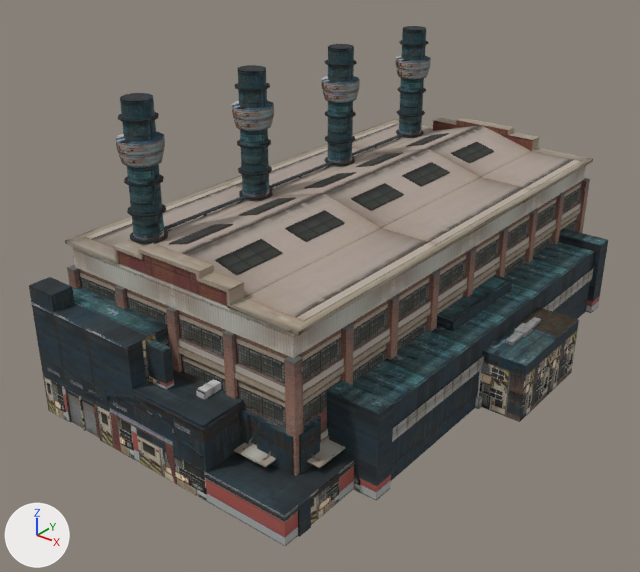
Two versions of the glTF model FREEMODELS/curated/port_halls.glb, one commit apart.
Before and after are seen from a 50 mm camera at (5.71, -7.89, 5.34) aimed at (-0.12, -0.6, 0.82). Lighting does not change. The marker at lower left points along +X, +Y and +Z. The first picture is the older version. Where no turn or scale is listed for an object, it has been applied to the vertices.

The older version as bpy lines, for what is in view:
```python
ob_hall_factory_2 = bpy.data.objects.new('hall_factory_2', me_hall_factory_2)
ob_hall_factory_2.location = (0.0, 0.0, 0.0)
ob_hall_hangar = bpy.data.objects.new('hall_hangar', me_hall_hangar)
ob_hall_hangar.location = (0.0, 0.0, 0.0)
ob_hall_powerplant = bpy.data.objects.new('hall_powerplant', me_hall_powerplant)
ob_hall_powerplant.location = (0.0, 0.0, 0.0)
ob_hall_terminal = bpy.data.objects.new('hall_terminal', me_hall_terminal)
ob_hall_terminal.location = (0.0, 0.0, 0.0)
ob_hall_warehouse_1 = bpy.data.objects.new('hall_warehouse_1', me_hall_warehouse_1)
ob_hall_warehouse_1.location = (0.0, 0.0, 0.0)
# also in view: 'hall_building_10' at (0.0, 0.0, 1.01)
```
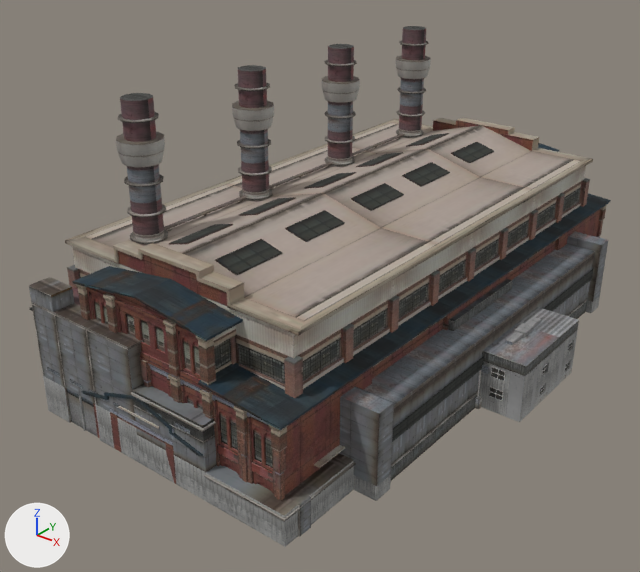
The change, as a list of edits to the scene's bpy script:
```text
Change mat_industrial_walls_flr_1:
    mat_industrial_walls_flr_1.texture: img_image_4 -> img_image_5
Change mat_industrial_windows_flr_1:
    mat_industrial_windows_flr_1.texture: img_image_5 -> img_image_6
Add mat_industrial_walls_flr_2:
    mat_industrial_walls_flr_2 = principled_material('Industrial_Walls_FLR_2')
    mat_industrial_walls_flr_2.texture = img_image_3
    mat_industrial_walls_flr_2.roughness = 0.9
Add me_hall_factory_1:
    me_hall_factory_1.from_pydata(...)  # 2433 vertices, 3647 faces; spans x -1.71..1.71, y -3.5..3.5, z 0.0..1.82
    # faces by material slot: [3331, 316]
    me_hall_factory_1.materials.append(mat_industrial_facade_flr_1)  # picture img_image_0
    me_hall_factory_1.materials.append(mat_industrial_walls_flr_2)  # picture img_image_3
Add ob_hall_factory_1:
    ob_hall_factory_1 = bpy.data.objects.new('hall_factory_1', me_hall_factory_1)
    ob_hall_factory_1.location = (0.0, 0.0, 0.0)
```

Boxes (x1, y1, x2, y2) around the edits, measured in the pictures (640 x 572 px):
'hall_powerplant', surface changed (lighter)
    both: (29, 26, 431, 546)
'hall_factory_1', added
    after: (30, 143, 611, 501)
    faces in mat_industrial_facade_flr_1 (picture img_image_0): (76, 205, 606, 501)
    faces in mat_industrial_walls_flr_2 (picture img_image_3): (30, 143, 611, 430)
'hall_hangar', surface changed
    both: (340, 231, 608, 501)
'hall_terminal', surface changed (lighter)
    both: (475, 307, 579, 422)
'hall_warehouse_1', surface changed
    both: (443, 279, 512, 331)
